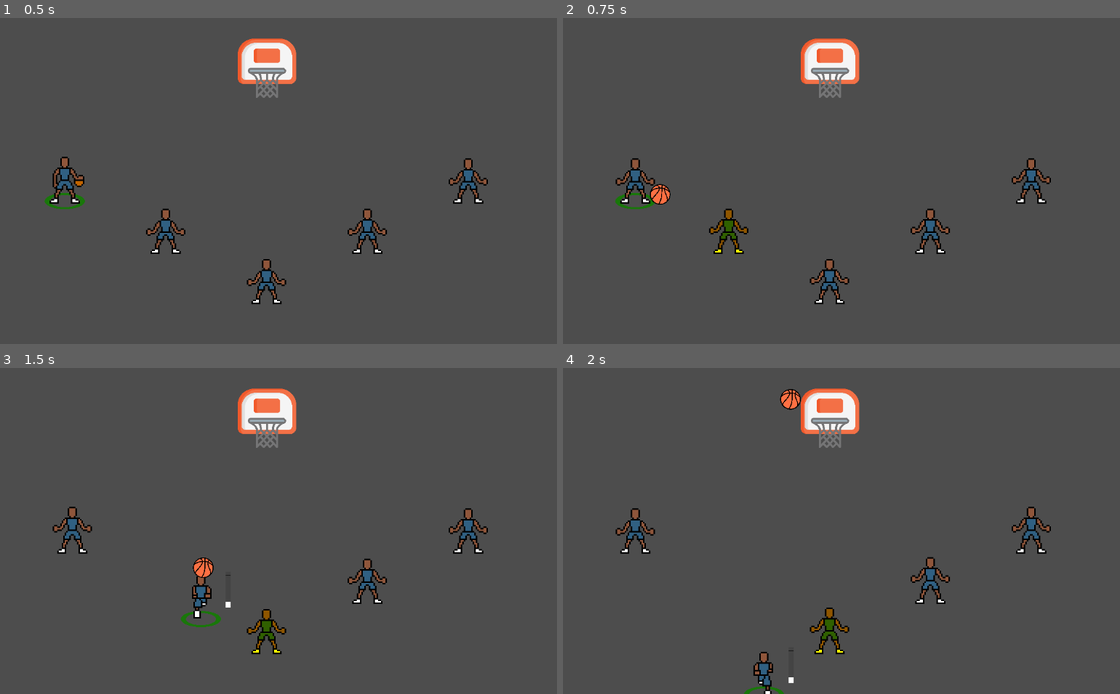
Above: before the commit, frames 1-4 (two rows, left to right).
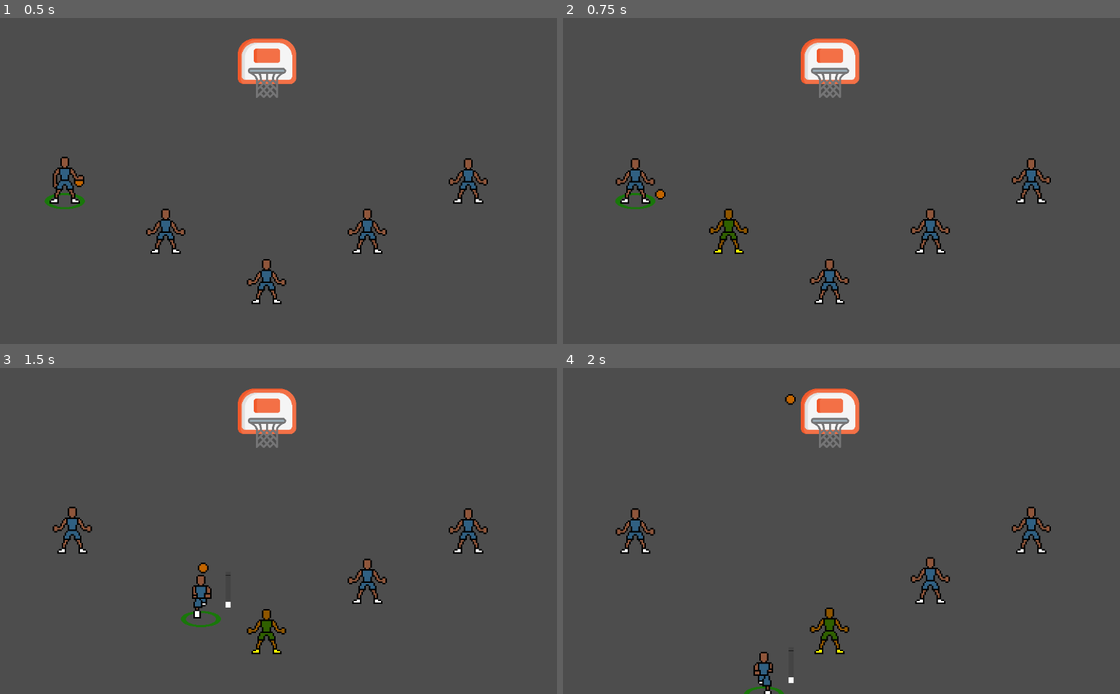
Above: after the commit, the same moments.

Repository: david8zhang/baller-quest-godot
Game: Godot game, scene res://scenes/Main.tscn
Same seed, same stepped clock (60 frames per second), same inputs: the game is played once before the commit and once after it.
Inputs:
- Up to frame 1 (0.5 s): no input
- Up to frame 2 (0.75 s): hold Right (move_right) from 0.53 s (still down); tap Space (pass) at 0.6 s
- Up to frame 3 (1.5 s): release Right (move_right) at 1.28 s; hold Down (move_down) from 1.28 s (still down); tap F (shoot_ball) at 1.35 s
- Up to frame 4 (2 s): keep holding Down (move_down)

Frame 1 is identical in both runs. In frame 2, 0.2% of the frame differs, in the area x 15-20%, y 51-58%; in frame 3, 0.2%; in frame 4, 0.2%, in the area x 38-43%, y 6-13%.

Commit message:
update ball sprite

Diff:
--- a/prefab/Ball.tscn
+++ b/prefab/Ball.tscn
@@ -1,7 +1,7 @@
 [gd_scene load_steps=7 format=3 uid="uid://dkmpdmo4w8tpt"]
 
 [ext_resource type="Script" path="res://scripts/Ball.gd" id="1_feubt"]
-[ext_resource type="Texture2D" uid="uid://brdrfqyg2ahwf" path="res://sprites/placeholder/basketball.png" id="2_janlb"]
+[ext_resource type="Texture2D" uid="uid://c5pmp6eok7nl6" path="res://sprites/objects/ball.png" id="2_3817x"]
 
 [sub_resource type="PhysicsMaterial" id="PhysicsMaterial_kua0q"]
 friction = 0.5
@@ -27,8 +27,7 @@
 
 [node name="Sprite2D" type="Sprite2D" parent="."]
 position = Vector2(2.08165e-12, 2.08165e-12)
-scale = Vector2(0.08, 0.08)
-texture = ExtResource("2_janlb")
+texture = ExtResource("2_3817x")
 
 [node name="CollisionShape2D" type="CollisionShape2D" parent="."]
 shape = SubResource("CircleShape2D_sivpb")
--- a/scripts/Ball.gd
+++ b/scripts/Ball.gd
@@ -5,9 +5,11 @@
 @onready var collider = $CollisionShape2D
 @onready var net_detector = $NetDetector/CollisionShape2D
 @onready var player_detector = $PlayerDetector/CollisionShape2D
+@onready var sprite = $Sprite2D
 
 func _ready():
 	screen_size = get_viewport_rect().size
+	sprite.scale = Vector2(3, 3)
 
 
 func enable_collider():
Binary file added: sprites/objects/ball.png
Not shown, added: sprites/objects/ball.png.import
